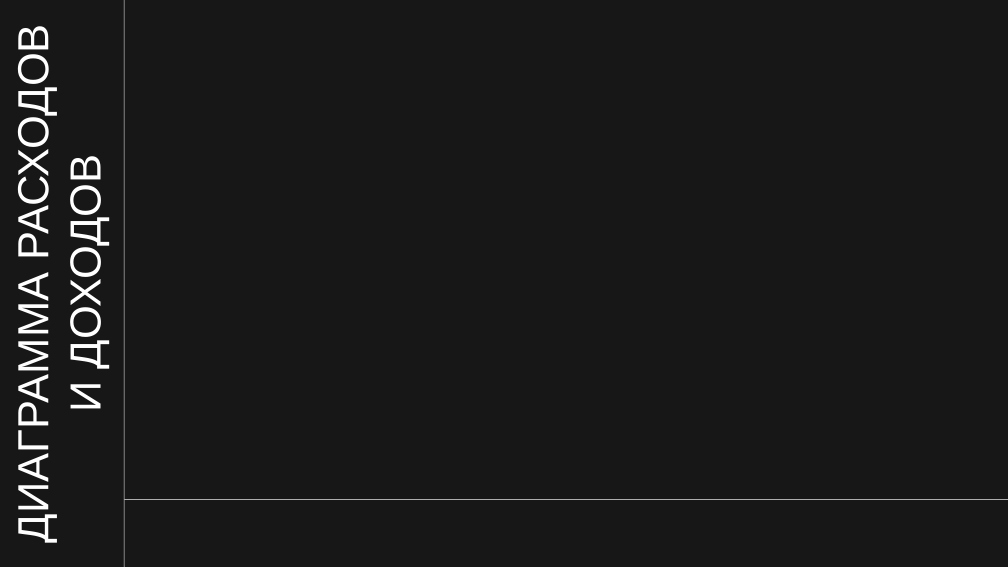
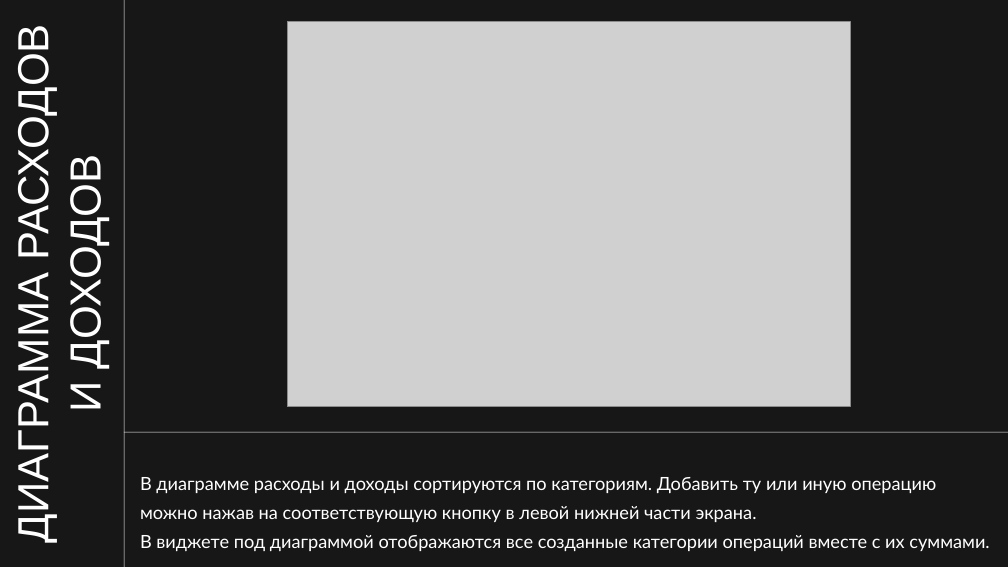
Before and after one commit to blxxdclxud/FirstProject_PyQt, a slide deck: slide 6 of Финансовый органайзер.pptx (slide 8 before the commit). Drawn at 1008x567 pixels with LibreOffice and Linux fonts; fonts in the diff are those of the drawing; grey boxes stand for pictures; background and template pictures are left out. Boxes give left, top, right and bottom in pixels: in the first picture for what was removed or moved away, otherwise in the second. Text is boxed around its words. In the diff, an @@ line names an element or a change of style, - is before the commit and + after.

```diff
--- a/Финансовый органайзер.pptx
+++ b/Финансовый органайзер.pptx
@@ picture added at [287,22,850,407] @@
@@ rectangle: place and size @@
-rectangle at [124,499,1008,500]
+rectangle at [124,432,1008,432]
@@ text added at [140,477,989,551], 26 pt, text #FFFFFF @@
+В диаграмме расходы и доходы сортируются по категориям. Добавить ту или иную операцию можно нажав на соответствующую кнопку в левой нижней части экрана.
+В виджете под диаграммой отображаются все созданные категории операций вместе с их суммами.
```
Also in this commit, not shown: 5 other slides changed, 3 slides added, 3 slides removed, 4 other files.
